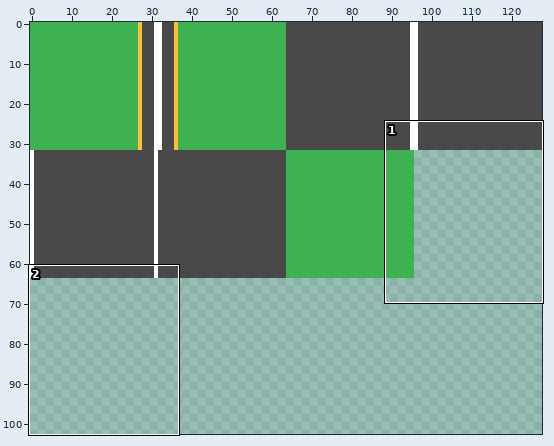
File history of a sprite sheet, assets/textures/roads/tileset.png. Above, an overview of the earlier version with the close-up marked.
Close-up. Before:
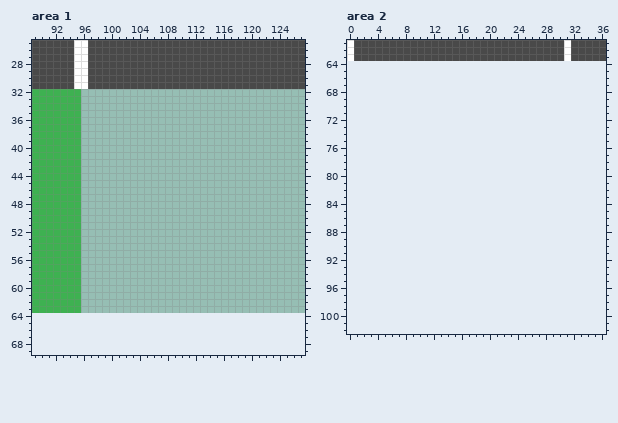
The file is 128x64 pixels. Colours within 5 levels of each other are drawn and written as one. Shown: area 1: x 89..127, y 25..69; area 2: x 0..36, y 61..102. The old version is drawn lined up with the new one, on the new canvas. The wide view leaves out empty margins.
Now the later version:
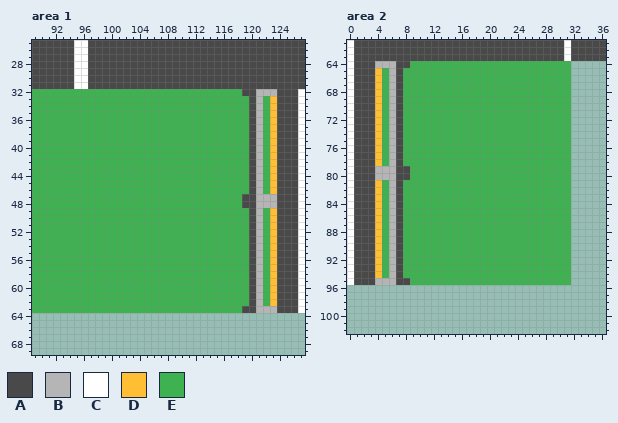
Palette (. is transparent): A #494949  B #b4b5b4  C #ffffff  D #ffbe34  E #3eb151
Diff:
canvas 128x64 -> 128x128
Area 1:
Colour A now appears in row 32 at x 119 to 120 and 124 to 126; in rows 33 to 46 at x 120 and 124 to 126; in rows 47 to 48 at x 119 to 120 and 124 to 126; in rows 49 to 62 at x 120 and 124 to 126; in row 63 at x 119 to 120 and 124 to 126.
Colour B now appears in row 32 at x 121 to 123; in rows 33 to 46 at x 121; in rows 47 to 48 at x 121 to 123; in rows 49 to 62 at x 121; in row 63 at x 121 to 123.
Colour C now appears in rows 32 to 63 at x 127.
Colour D now appears in rows 33 to 46 at x 123; in rows 49 to 62 at x 123.
Colour E now appears in row 32 at x 96 to 118; in rows 33 to 46 at x 96 to 119 and 122; in rows 47 to 48 at x 96 to 118; in rows 49 to 62 at x 96 to 119 and 122; in row 63 at x 96 to 118.
Area 2:
Colour A now appears in row 64 at x 1 to 3 and 7 to 8; in rows 65 to 78 at x 1 to 3 and 7; in rows 79 to 80 at x 1 to 3 and 7 to 8; in rows 81 to 94 at x 1 to 3 and 7; in row 95 at x 1 to 3 and 7 to 8.
Colour B now appears in row 64 at x 4 to 6; in rows 65 to 78 at x 6; in rows 79 to 80 at x 4 to 6; in rows 81 to 94 at x 6; in row 95 at x 4 to 6.
Colour C now appears in rows 64 to 95 at x 0.
Colour D now appears in rows 65 to 78 at x 4; in rows 81 to 94 at x 4.
Colour E now appears in row 64 at x 9 to 31; in rows 65 to 78 at x 5 and 8 to 31; in rows 79 to 80 at x 9 to 31; in rows 81 to 94 at x 5 and 8 to 31; in row 95 at x 9 to 31.
